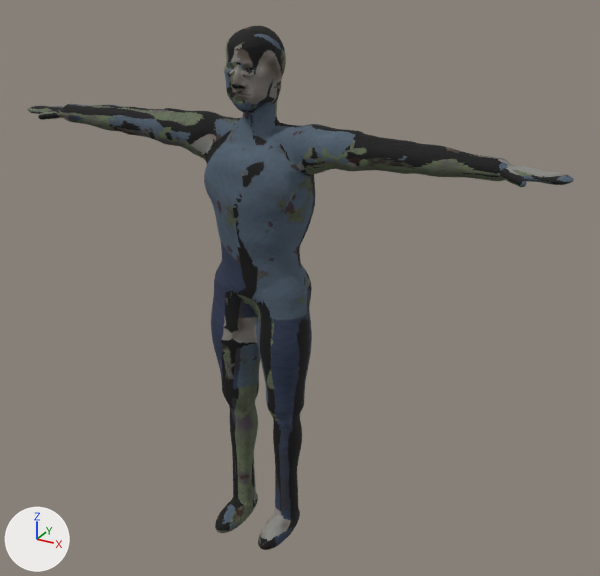
Renders of the glTF model godot/assets/characters/look/look_plus_zombie_bloated.glb from each side of a commit.
Before and after are seen from a camera (50 mm lens) standing at (1.31, -2.11, 2.02) and looking at (0.11, 0.06, 0.93). Every picture has the same lights, and +X, +Y and +Z are marked at lower left. The first picture is the older version. Objects named as collision shapes, trigger or cutter boxes, shadow casters or lower levels of detail are left out. Vertices at exactly the same position are counted once.

Script lines for the objects in view, before the commit:
```python
me_body_lod0 = bpy.data.meshes.new('body_lod0')
me_body_lod0.from_pydata(...)  # 15142 vertices, 30132 faces; spans x -0.93..0.93, y -0.17..0.12, z 0.0..1.75
me_body_lod0.materials.append(mat_look_plus_zombie)
ob_body_lod0 = bpy.data.objects.new('body_lod0', me_body_lod0)
ob_body_lod0.location = (0.0, 0.0, 0.0)
```
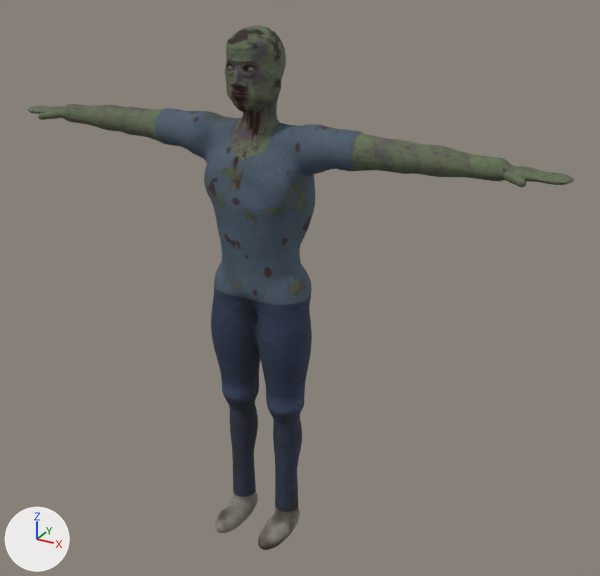
Where the change shows, as pixel boxes [x1, y1, x2, y2] in the pictures (600 x 576 px; the box of a moved part takes in the faces that stretch with it):
part 1 of me_body_lod0, moved or reshaped: before [224, 27, 366, 203]; after [225, 27, 369, 203]
part 2 of me_body_lod0, moved or reshaped: [266, 360, 308, 446] in both
part 3 of me_body_lod0, moved or reshaped: [258, 486, 298, 549] in both
part 4 of me_body_lod0, surface changed: [28, 26, 574, 550] in both

The change, as a list of edits to the scene's bpy script:
```text
Change me_body_lod0:
    used by ob_body_lod0; location = (0.0, 0.0, 0.0)
    remove me_body_lod0.from_pydata(...)  # 15142 vertices, 30132 faces; spans x -0.93..0.93, y -0.17..0.12, z 0.0..1.75
    add me_body_lod0.from_pydata(...)  # 15140 vertices, 30132 faces; spans x -0.93..0.93, y -0.17..0.12, z 0.0..1.75
    me_body_lod0 part 1: 186 vertices moved within x -0.08..0.34, y -0.1..0.11, z 1.28..1.75; 143 vertices removed from x -0.08..0.07, y -0.1..0.0, z 1.52..1.71; 140 vertices added at x -0.08..0.37, y -0.1..0.02, z 1.44..1.7
    me_body_lod0 part 2: 26 vertices moved within x 0.0..0.17, y -0.06..0.0, z 0.41..0.73; 1 vertex removed from x 0.15, y -0.01, z 0.59; 2 vertices added at x 0.15..0.16, y -0.02..-0.01, z 0.59
    me_body_lod0 part 3: 24 vertices moved within x 0.05..0.13, y -0.17..0.0, z 0.0..0.08
    me_body_lod0 part 4: 27093 kept faces spanning x -0.93..0.93, y -0.17..0.12, z 0.0..1.75 get new texture (UV) coordinates
    other edits to the shape of me_body_lod0 do not show in these pictures
```
